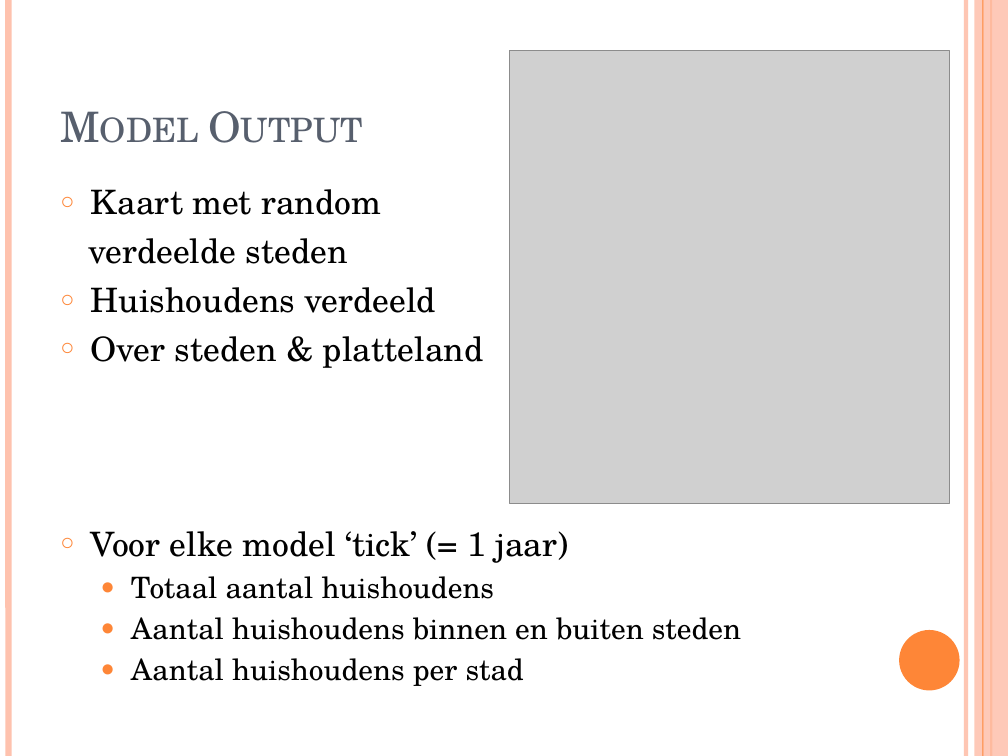
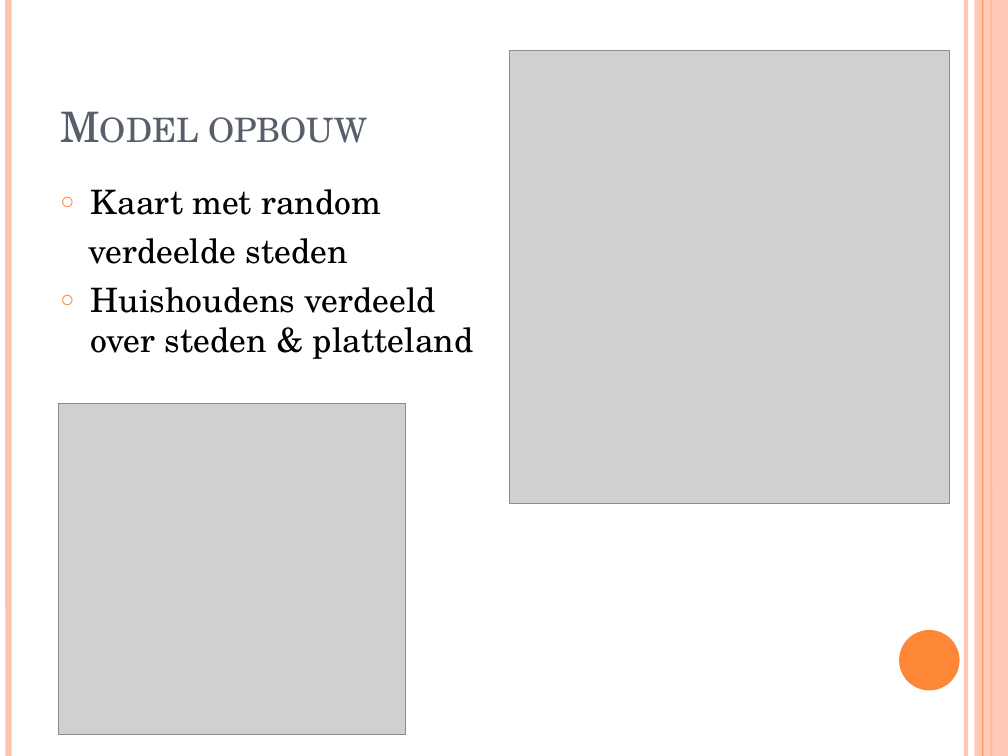
Before and after one commit to MBrouns/Zipfs-Law-and-city-development, a slide deck: slide 14 of docs/Presentation CPB Zipfs law PDF ready.pptx. Drawn at 1008x756 pixels with LibreOffice and Linux fonts; fonts in the diff are those of the drawing; grey boxes stand for pictures. Boxes give left, top, right and bottom in pixels: in the first picture for what was removed or moved away, otherwise in the second. Text is boxed around its words. In the diff, an @@ line names an element or a change of style, - is before the commit and + after.

```diff
--- a/docs/Presentation CPB Zipfs law PDF ready.pptx
+++ b/docs/Presentation CPB Zipfs law PDF ready.pptx
@@ title at [208, 117, 367, 143]: text changed @@
-Model Output
+Model opbouw
@@ text at [91, 287, 474, 359]: text changed; size 21 to 24 pt @@
-○ Huishoudens verdeeld
-○ Over steden & platteland
-○ Voor elke model ‘tick’ (= 1 jaar)
-  ● Totaal aantal huishoudens
-  ● Aantal huishoudens binnen en buiten steden
-  ● Aantal huishoudens per stad
+○ Huishoudens verdeeld
+  over steden & platteland
@@ picture added at [58, 403, 405, 735] @@
```
Also in this commit, not shown: 1 other slide changed.
